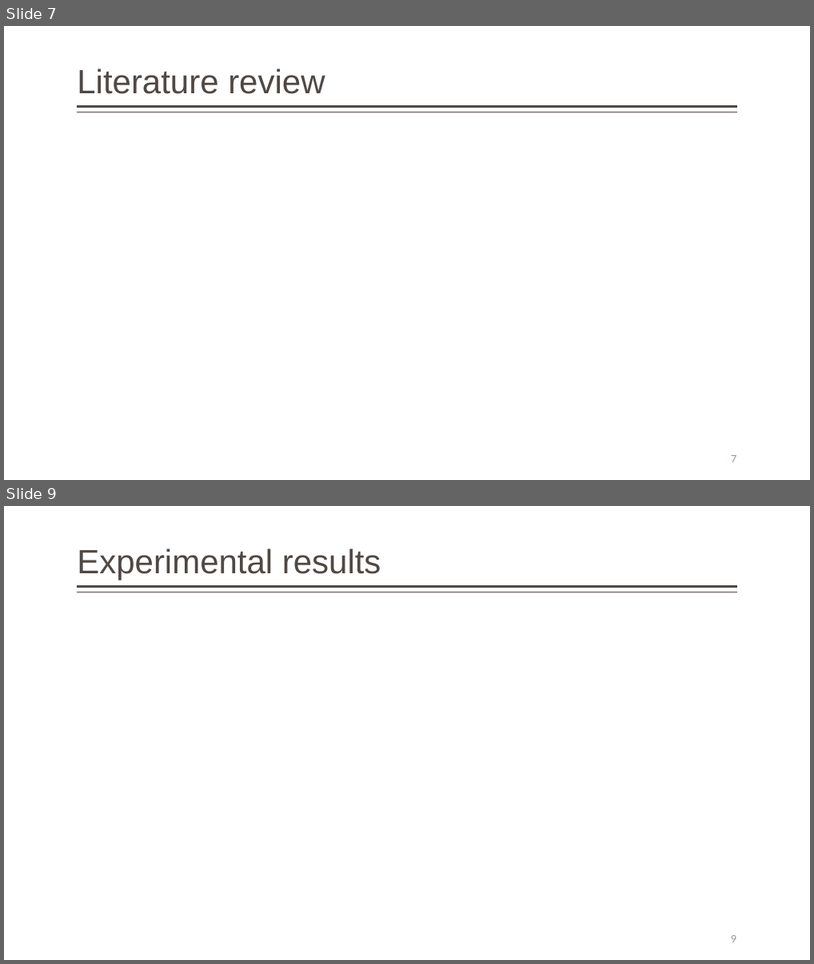
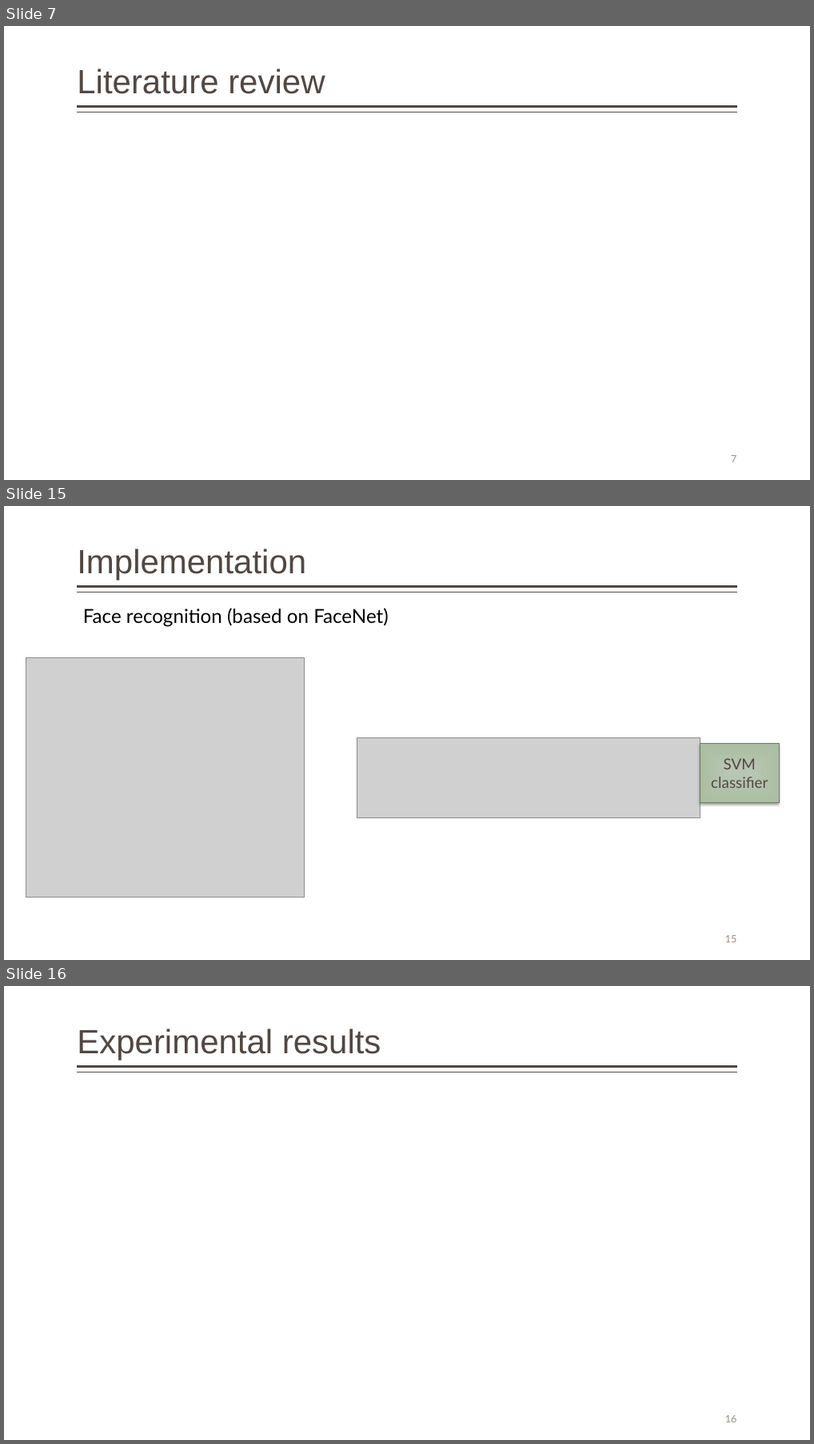
Before and after one commit to Gitworkarboy/Face-Attendance-System, a slide deck: presentation/face-attendance-2018.pptx. Shown one above the other, each under a label of ours: slides 7 and 9 before the commit, slides 7, 15 and 16 after it; the slides between them are not shown. The pictures are 814x964 and 814x1444 pixels, drawn with LibreOffice and Linux fonts; fonts in the diff are those of the drawing; grey boxes stand for pictures. Boxes give left, top, right and bottom in pixels: in the first picture for what was removed or moved away, otherwise in the second. Text is boxed around its words. In the diff, an @@ line names an element or a change of style, - is before the commit and + after.

```diff
--- a/presentation/face-attendance-2018.pptx
+++ b/presentation/face-attendance-2018.pptx
@@ slide 15 added at (4,506,810,960), background #FFFFFF; not listed: 2 template elements that a slide beside it also shows @@
@@ title added at (77,548,306,580), 40 pt, text #514843 @@
+Implementation
@@ text added at (83,608,389,627), 23 pt, text #000000 @@
+Face recognition (based on FaceNet)
@@ picture added at (26,658,305,896) @@
@@ picture added at (358,737,701,817) @@
@@ rectangle added at (701,743,779,803), fill gradient #BAC9B4 to #AABDA3, outline #6A7B63 0.5 pt, 18 pt, text #514843 @@
+SVM
+classifier
@@ page number added at (726,935,738,942), 12 pt, text #9D8F88 @@
+15
@@ what was slide 9 is now slide 16 @@
@@ page number at (726,1415,738,1422): text changed @@
-9
+16
```
Also in this commit, not shown: 2 slides changed, 8 other slides added, 1 slide removed, 8 other files.
